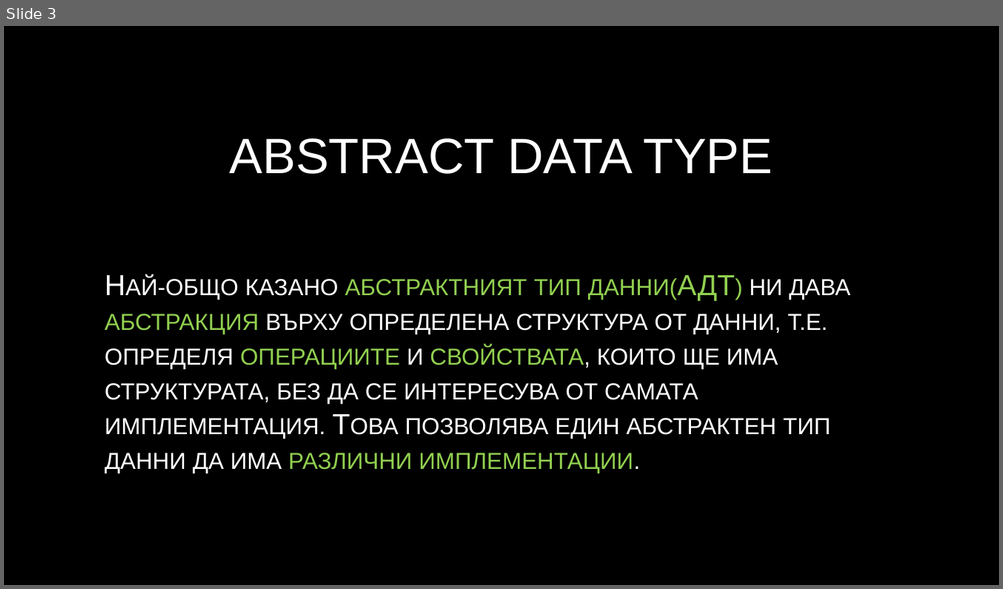
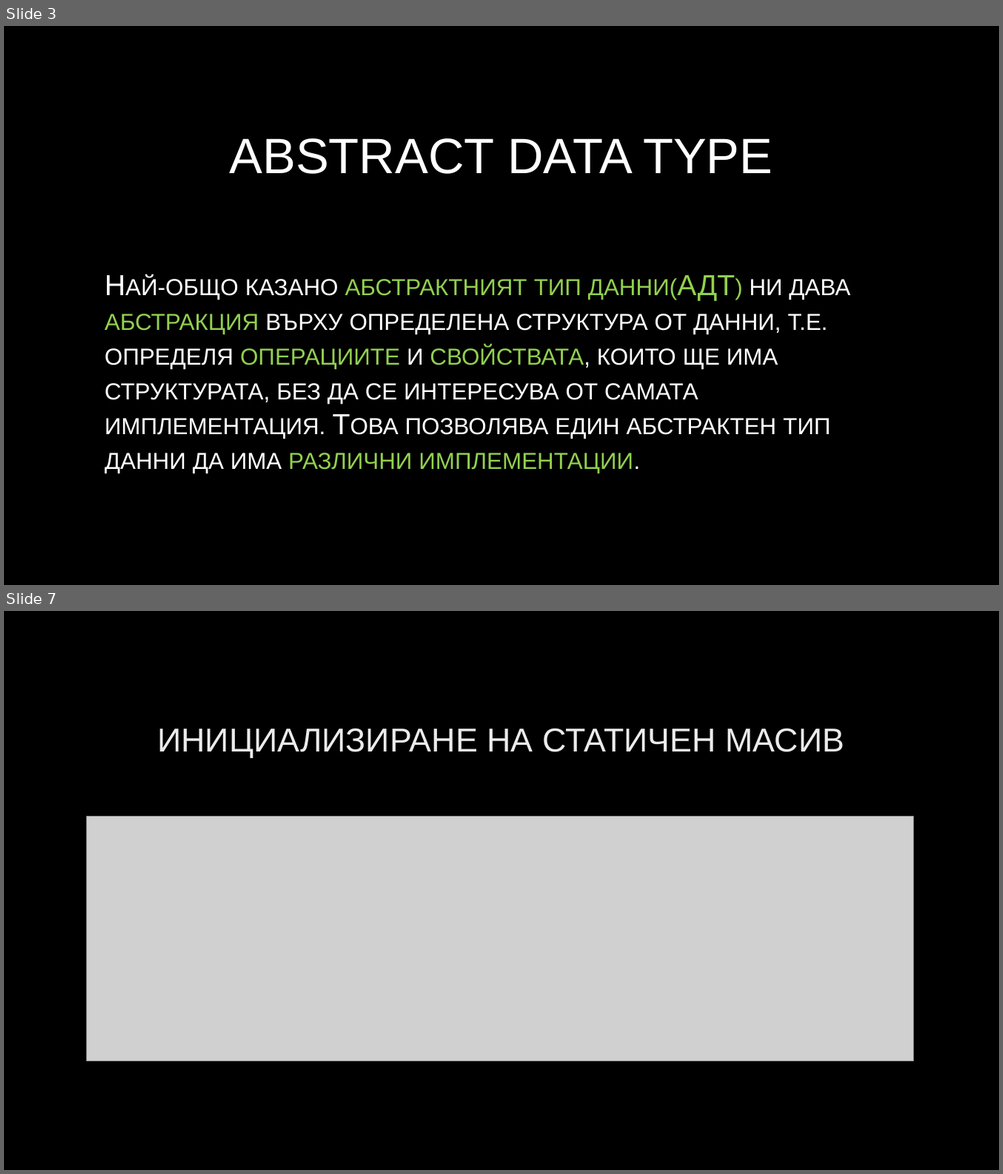
Before and after one commit to velizar92/CSharp-Programming-Presentations, a slide deck: Linear Data Structures.pptx. Shown one above the other, each under a label of ours: slide 3 before the commit, slides 3 and 7 after it; the slides between them are not shown. The pictures are 1003x589 and 1003x1174 pixels, drawn with LibreOffice and Linux fonts; fonts in the diff are those of the drawing; grey boxes stand for pictures; background and template pictures are left out. Boxes give left, top, right and bottom in pixels: in the first picture for what was removed or moved away, otherwise in the second. Text is boxed around its words. In the diff, an @@ line names an element or a change of style, - is before the commit and + after.

```diff
--- a/Linear Data Structures.pptx
+++ b/Linear Data Structures.pptx
@@ slide 7 added at (4,611,999,1170), background picture (left out) @@
@@ title added at (157,728,844,758), 32 pt, text #EBEBEB @@
+ИНИЦИАЛИЗИРАНЕ НА СТАТИЧЕН МАСИВ
@@ picture added at (87,816,913,1061) @@
```
Also in this commit, not shown: 6 slides changed, 5 other slides added.
